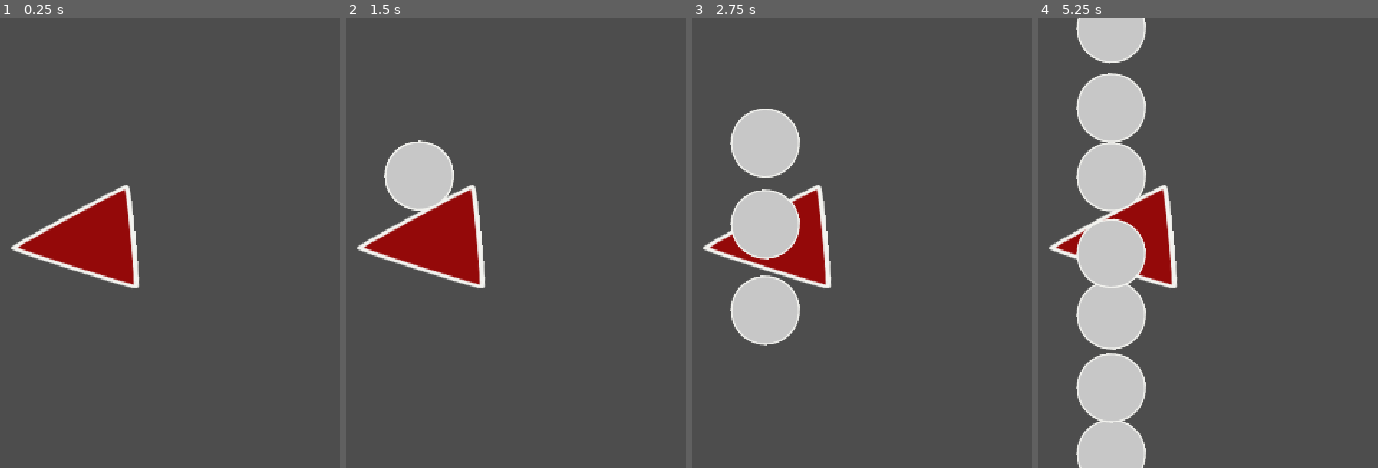
Above: before the commit, frames 1-4 (left to right).
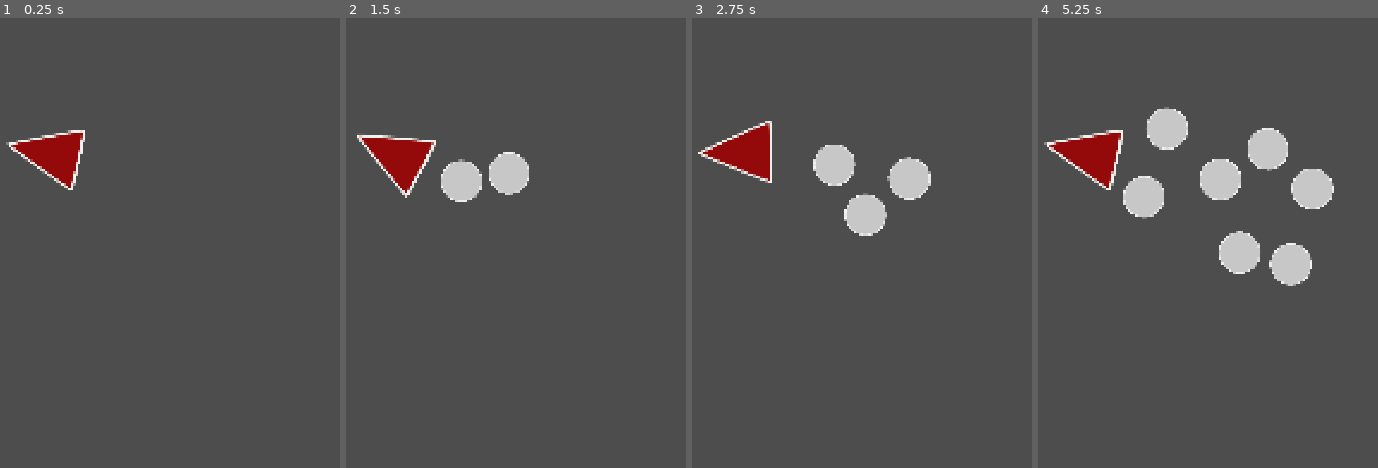
Above: after the commit, the same moments.

Repository: slumberingWoods/Asteroid-Shot
Game: Godot game, scene res://Entities/main.tscn
Same seed, same stepped clock (60 frames per second), same inputs: the game is played once before the commit and once after it.
Inputs (mouse positions are in pixels of both pictures, inside the frame that each line leads up to):
- Up to frame 1 (0.25 s): no input
- Up to frame 2 (1.5 s): move the mouse to (outside the picture) at 0.52 s; click (outside the picture) at 0.6 s; move the mouse to (584, 265) at 1.27 s; click (584, 265) at 1.35 s
- Up to frame 3 (2.75 s): move the mouse to (outside the picture) at 2.02 s; click (outside the picture) at 2.1 s
- Up to frame 4 (5.25 s): move the mouse to (outside the picture) at 2.77 s; click (outside the picture) at 2.85 s; move the mouse to (outside the picture) at 3.52 s; click (outside the picture) at 3.6 s; move the mouse to (1197, 175) at 4.27 s; click (1197, 175) at 4.35 s; move the mouse to (outside the picture) at 5.02 s; click (outside the picture) at 5.1 s

The runs differ from the first frame. In frame 1, 6.5% of the frame differs, in the area x 1-42%, y 24-60%; in frame 2, 9.1%; in frame 3, 14%; in frame 4, 25%, in the area x 1-88%, y 0-100%.

Commit message:
basic gun functionality

Diff:
--- a/Entities/asteroid.gd
+++ b/Entities/asteroid.gd
@@ -1,20 +1,35 @@
 extends CharacterBody2D
 class_name Asteroid
 
-@export var speed := 100.0
-@export var accel := -10.0
+@export var speed := 180.0
+@export var accel := 0.5
+@export var stop_speed := 5.0
 
 var spawn_pos : Vector2
 var spawn_rotation : float
-var direction : Vector2
 
 func _ready():
     global_position = spawn_pos
     global_rotation = spawn_rotation
+    velocity = Vector2.UP.rotated(spawn_rotation) * speed
+    print("launch speed: ", speed, " velocity: ", velocity.length())
 
 func _physics_process(delta):
-    speed = max(speed + accel * delta, 0.0)
-    velocity = Vector2(0, -speed).rotated(rotation)
-    var collision = move_and_collide(direction * speed * delta)
-    if collision:
-        direction = direction.bounce(collision.get_normal())
+    velocity *= exp(-accel * delta)
+    if velocity.length() < stop_speed:
+        velocity = Vector2.ZERO
+
+    var collision = move_and_collide(velocity * delta)
+    if not collision:
+        return
+
+    var n = collision.get_normal()
+    var other = collision.get_collider()
+
+    if other is Asteroid:
+        var along = (velocity - other.velocity).dot(n)
+        if along < 0.0:
+            velocity -= along * n
+            other.velocity += along * n
+    else:
+        velocity = velocity.bounce(n)
--- a/Entities/asteroid.tscn
+++ b/Entities/asteroid.tscn
@@ -8,7 +8,6 @@
 
 [node name="Asteroid" type="CharacterBody2D" unique_id=1807375324]
 script = ExtResource("1_628d6")
-accel = -15.0
 
 [node name="CollisionShape2D" type="CollisionShape2D" parent="." unique_id=823361798]
 z_index = -1
--- a/Entities/cannon.gd
+++ b/Entities/cannon.gd
@@ -1,17 +1,25 @@
-extends Node2D
+extends StaticBody2D
 
 @onready var projectile = load("res://Entities/asteroid.tscn")
+@onready var spawn_shape: CollisionShape2D = $Area2D/CollisionShape2D
+
+@export var turn_speed := 10.0
+
 
 func _ready():
 	pass
 
+func _process(delta):
+	var dir = get_global_mouse_position() - global_position
+	var target_angle = dir.angle() + PI / 2
+	global_rotation = lerp_angle(global_rotation, target_angle, 1.0 - exp(-turn_speed * delta))
+
 func _physics_process(delta):
-	## rotation_degrees += 50 * delta
 	if Input.is_action_just_pressed("shoot"): shoot()
 
 func shoot():
 	var instance = projectile.instantiate()
-	instance.spawn_pos = global_position
+	instance.spawn_pos = spawn_shape.global_position
 	instance.spawn_rotation = global_rotation
 	get_tree().current_scene.add_child.call_deferred(instance)
 
--- a/Entities/cannon.tscn
+++ b/Entities/cannon.tscn
@@ -3,9 +3,24 @@
 [ext_resource type="Script" uid="uid://wl4yy6hoo46m" path="res://Entities/cannon.gd" id="1_6vdxd"]
 [ext_resource type="Texture2D" uid="uid://04k6745klapu" path="res://Assets/Cannon.svg" id="1_jyqqm"]
 
-[node name="Cannon" type="Node2D" unique_id=15126260]
+[sub_resource type="RectangleShape2D" id="RectangleShape2D_dmt7p"]
+size = Vector2(98, 92.33334)
+
+[sub_resource type="RectangleShape2D" id="RectangleShape2D_eijyc"]
+size = Vector2(100, 100)
+
+[node name="Cannon" type="StaticBody2D" unique_id=1442655570]
 scale = Vector2(1.5, 1.5)
 script = ExtResource("1_6vdxd")
 
 [node name="Sprite2D" type="Sprite2D" parent="." unique_id=1504402106]
 texture = ExtResource("1_jyqqm")
+
+[node name="Area2D" type="Area2D" parent="." unique_id=2076925685]
+position = Vector2(0, -110)
+
+[node name="CollisionShape2D" type="CollisionShape2D" parent="Area2D" unique_id=164713162]
+shape = SubResource("RectangleShape2D_dmt7p")
+
+[node name="CollisionShape2D" type="CollisionShape2D" parent="." unique_id=276298179]
+shape = SubResource("RectangleShape2D_eijyc")
--- a/project.godot
+++ b/project.godot
@@ -17,6 +17,8 @@
 
 [display]
 
+window/size/viewport_width=1920
+window/size/viewport_height=1080
 window/stretch/mode="canvas_items"
 window/stretch/aspect="expand"
 
@@ -28,6 +30,11 @@
 ]
 }
 
+[layer_names]
+
+2d_physics/layer_1="Gun"
+2d_physics/layer_2="Projectiles"
+
 [physics]
 
 3d/physics_engine="Jolt Physics"
